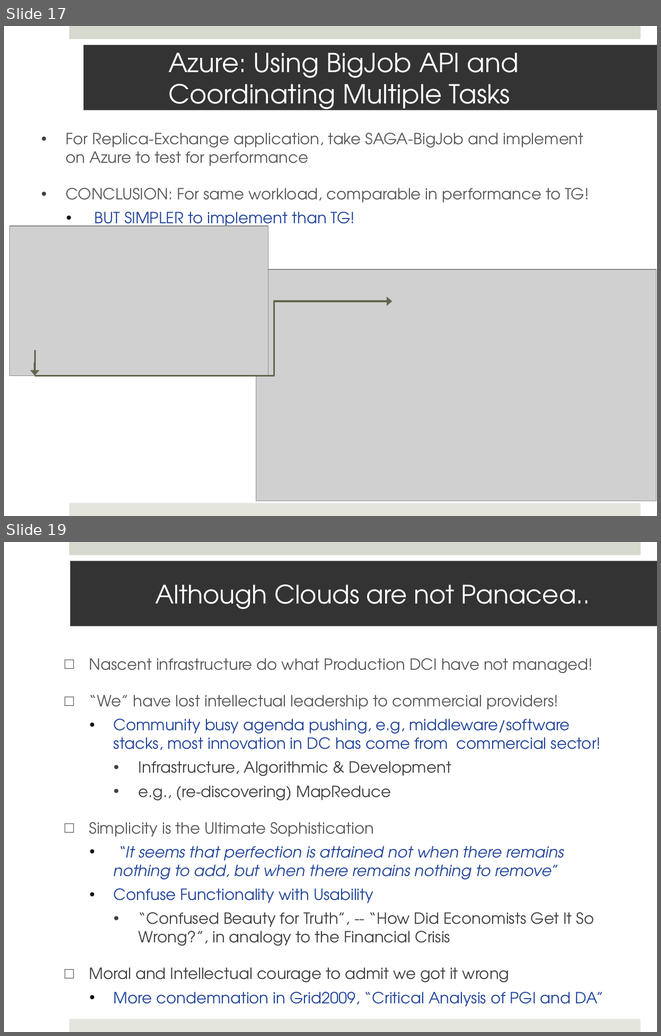
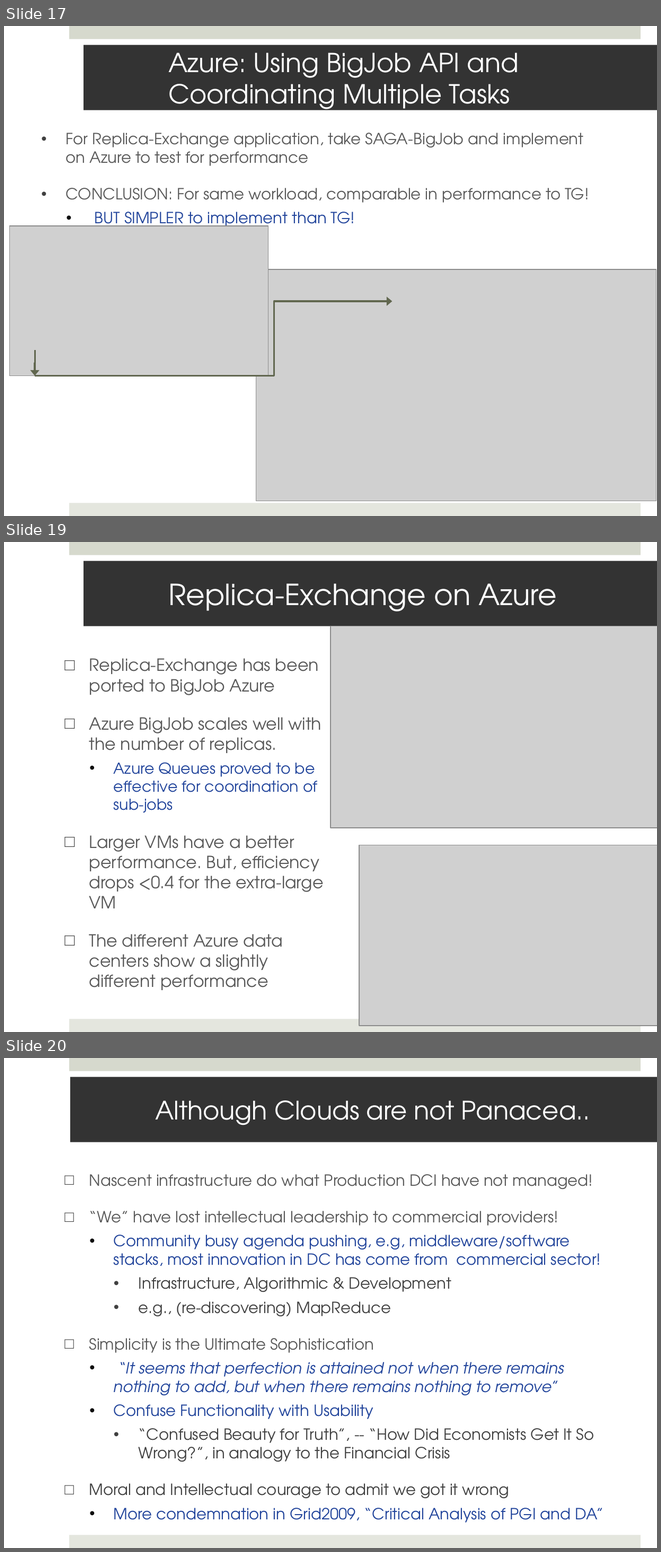
Before and after one commit to saga-project/saga-cpp-legacy-projects, a slide deck: papers/cloudcom10/presentation/saga-azure-cloudcom10.pptx. Shown one above the other, each under a label of ours: slides 17 and 19 before the commit, slides 17, 19 and 20 after it; the slides between them are not shown. The pictures are 661x1036 and 661x1552 pixels, drawn with LibreOffice and Linux fonts; fonts in the diff are those of the drawing; grey boxes stand for pictures. Boxes give left, top, right and bottom in pixels: in the first picture for what was removed or moved away, otherwise in the second. Text is boxed around its words. In the diff, an @@ line names an element or a change of style, - is before the commit and + after.

Commit message:
added one performance and pilot store slide

```diff
--- a/papers/cloudcom10/presentation/saga-azure-cloudcom10.pptx
+++ b/papers/cloudcom10/presentation/saga-azure-cloudcom10.pptx
@@ slide 19 added at [4, 542, 657, 1032], background #FFFFFF; not listed: 2 template elements that a slide beside it also shows @@
@@ title added at [84, 561, 657, 626], fill #333333, 32 pt, text #FFFFFF @@
+Replica-Exchange on Azure
@@ picture added at [330, 626, 657, 828] @@
@@ text added at [89, 658, 323, 990], 18.5 pt, text #595959 @@
+□ Replica-Exchange has been ported to BigJob Azure
+□ Azure BigJob scales well with the number of replicas.
+  • Azure Queues proved to be effective for coordination of sub-jobs
+□ Larger VMs have a better performance. But, efficiency drops <0.4 for the extra-large VM
+□ The different Azure data centers show a slightly different performance
@@ picture added at [359, 845, 657, 1025] @@
@@ what was slide 19 is now slide 20 @@
```
Also in this commit, not shown: 1 slide changed, 1 other slide added.
